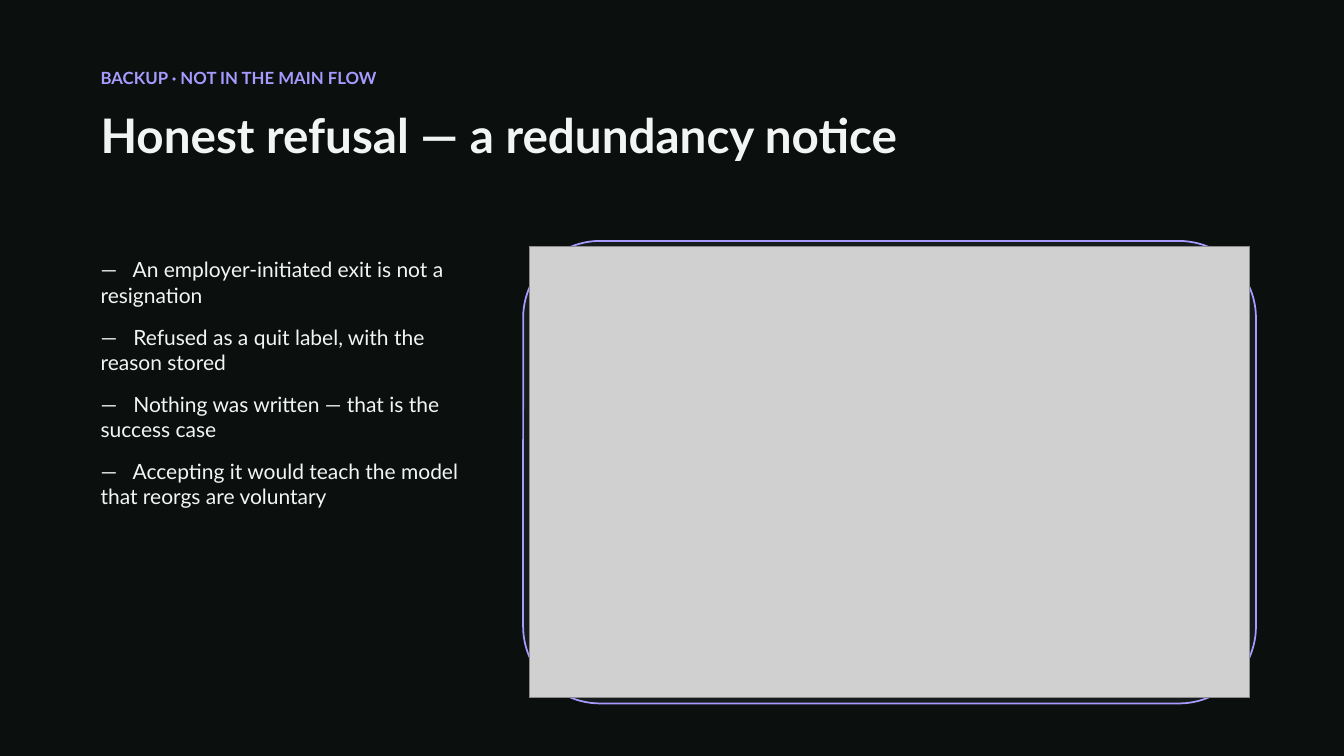
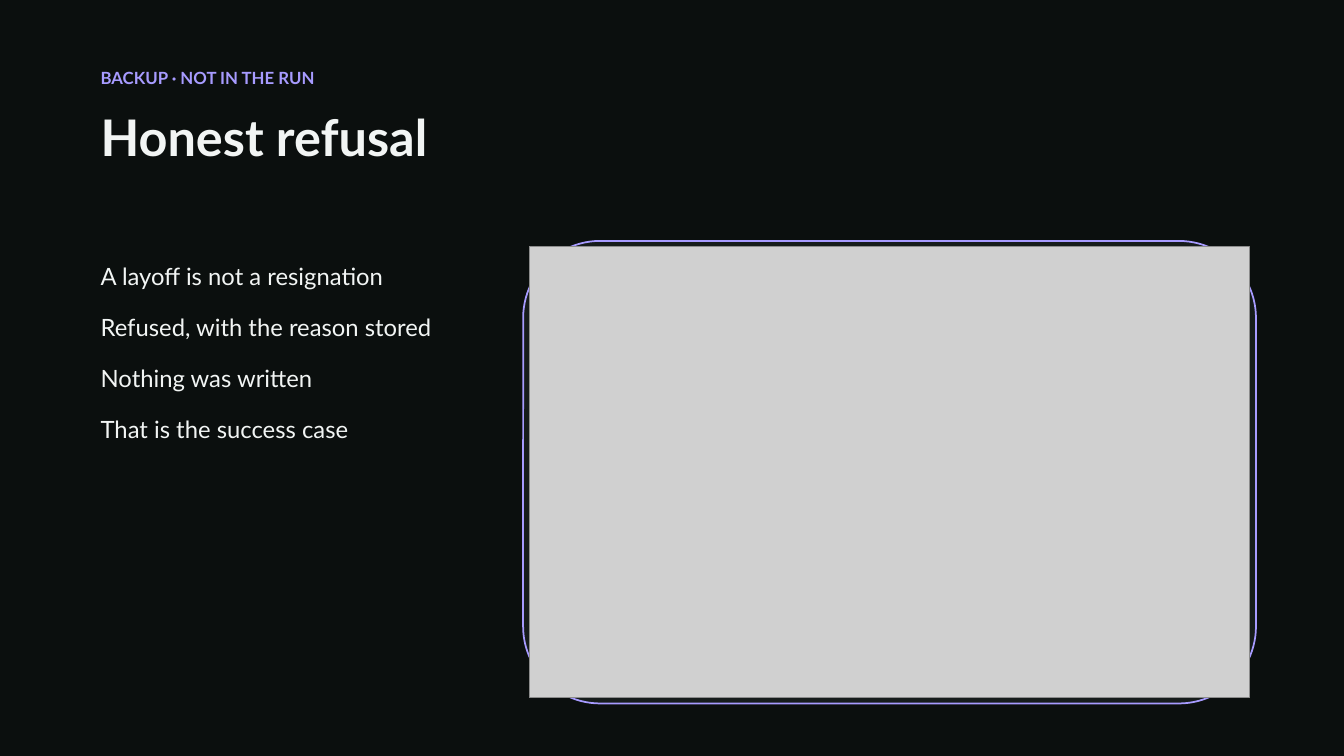
Before and after one commit to AzizKhayati1/companysim, a slide deck: slide 21 of docs/reading-the-paperwork.pptx. Drawn at 1344x756 pixels with LibreOffice and Linux fonts; fonts in the diff are those of the drawing; grey boxes stand for pictures. Boxes give left, top, right and bottom in pixels: in the first picture for what was removed or moved away, otherwise in the second. Text is boxed around its words. In the diff, an @@ line names an element or a change of style, - is before the commit and + after.

```diff
--- a/docs/reading-the-paperwork.pptx
+++ b/docs/reading-the-paperwork.pptx
@@ text at [101,71,314,84]: text changed @@
-BACKUP · NOT IN THE MAIN FLOW
+BACKUP · NOT IN THE RUN
@@ text at [101,118,427,157]: text changed; size 34 to 36 pt @@
-Honest refusal — a redundancy notice
+Honest refusal
@@ text at [101,267,431,438]: text changed; size 15 to 17 pt @@
-— An employer-initiated exit is not a resignation
-— Refused as a quit label, with the reason stored
-— Nothing was written — that is the success case
-— Accepting it would teach the model that reorgs are voluntary
+A layoff is not a resignation
+Refused, with the reason stored
+Nothing was written
+That is the success case
```
Also in this commit, not shown: 28 other slides changed, 2 other files.
